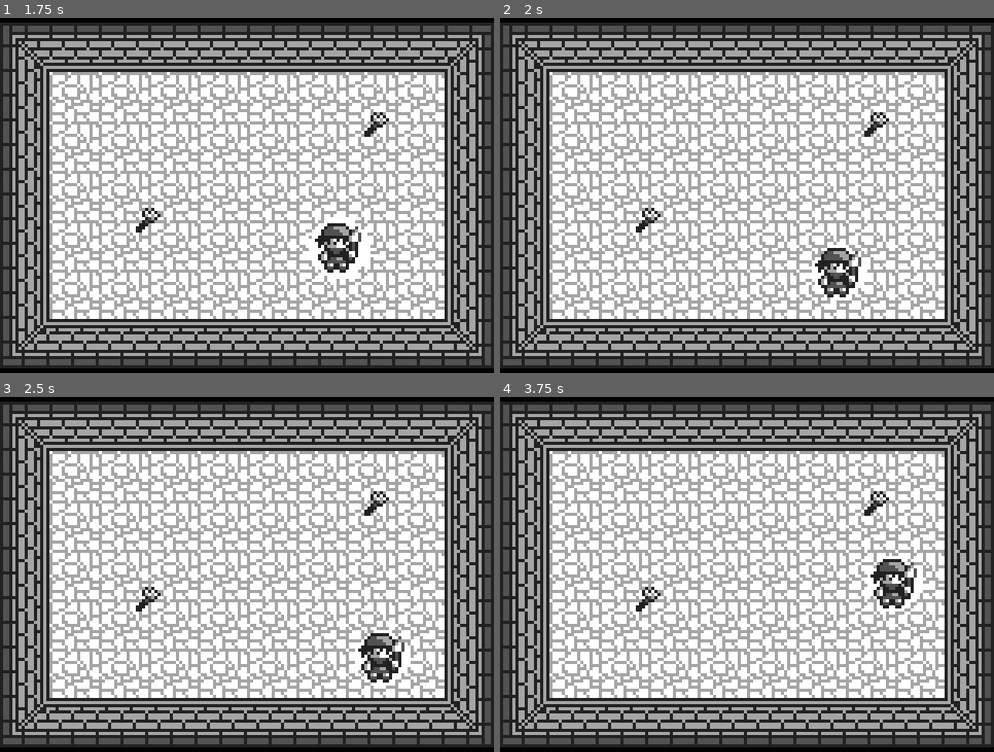
Above: before the commit, frames 1-4 (two rows, left to right).
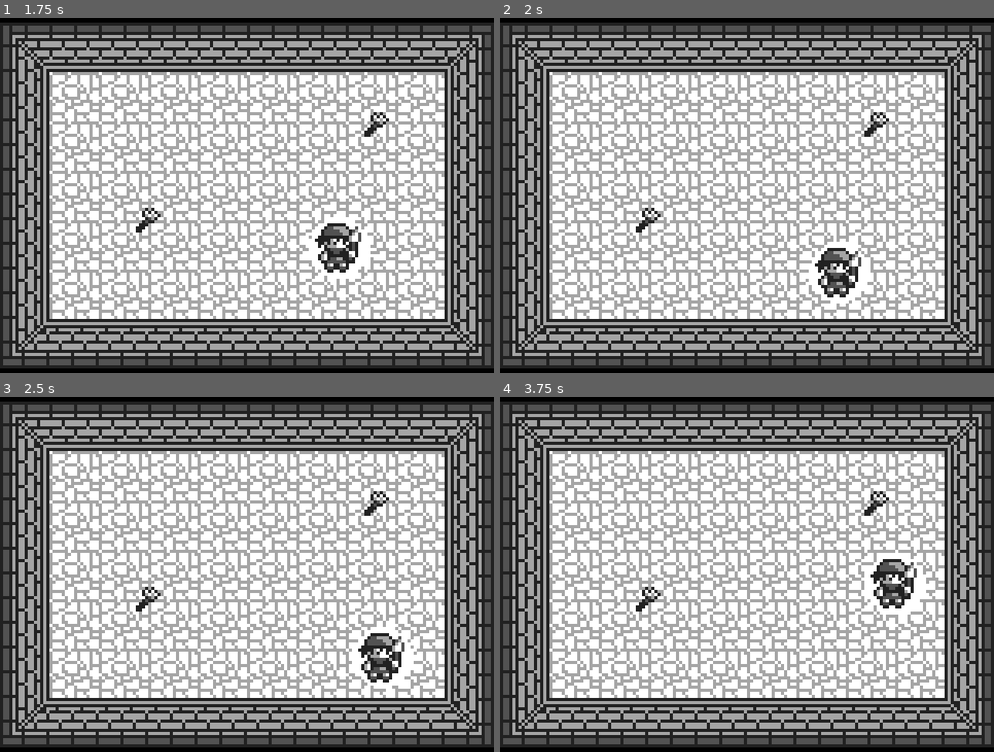
Above: after the commit, the same moments.

Repository: LucaAndreoli-code/GBJam14
Game: Godot game, scene res://scenes/demo/test_room/test_room_dazorn.tscn
The game is run twice, just before and just after one commit, with the same random seed, the same clock (stepped at 60 frames per second) and the same inputs. This scene is started directly instead of the project's main scene.
Inputs:
- Up to frame 1 (1.75 s): tap Enter at 0.5 s; hold Right (dpad_right) 0.53-1.28 s; hold X (btn_a) 0.53-1.28 s; hold Down (dpad_down) from 1.28 s (still down); tap Z (btn_b) at 1.35 s
- Up to frame 2 (2 s): keep holding Down (dpad_down)
- Up to frame 3 (2.5 s): release Down (dpad_down) at 2.03 s; hold Right (dpad_right) from 2.03 s (still down); hold X (btn_a) from 2.03 s (still down)
- Up to frame 4 (3.75 s): release Right (dpad_right) at 2.78 s; release X (btn_a) at 2.78 s; hold Up (dpad_up) 2.78-3.53 s; tap Z (btn_b) at 2.85 s; hold Left (dpad_left) from 3.53 s (still down); hold X (btn_a) from 3.53 s (still down)

Frame 1 is identical in both runs. In frame 2, 0.2% of the frame differs, in the area x 62-75%, y 63-81%; in frame 3, 0.2%, in the area x 71-84%, y 64-83%; in frame 4, 0.2%.

Commit message:
Refactored time management

Diff:
--- a/entities/player_dungeon/player_dungeon_controller.gd
+++ b/entities/player_dungeon/player_dungeon_controller.gd
@@ -3,7 +3,6 @@
 
 const SPEED = 32.0
 
-@export var torch_duration_seconds: int = 240
 @export var torch_light_radius: float = 40.0
 @export var player_light_max_diameter: float = 20.0
 @export var torch_light_min_value: float = 0.25
@@ -11,13 +10,12 @@
 @onready var _player_light: Sprite2D = $InnerLightSprite
 @onready var _interact_area: Area2D = $InteractArea
 
-var _torch: TorchManager
+var _torch_light_value: float = 1.0
 
 func _ready() -> void:
-	_torch = TorchManager.new(torch_duration_seconds)
+	SignalBus.torch_tick.connect(_on_torch_tick)
 
-func _process(delta: float) -> void:
-	_torch.tick(delta)
+func _process(_delta: float) -> void:
 	_scale_player_light()
 
 func _physics_process(_delta: float) -> void:
@@ -35,14 +33,16 @@
 			o.interact(self)
 
 func get_light_radius() -> float:
-	var light_value := _torch.get_light_value()
-	return torch_light_radius * clamp(light_value, torch_light_min_value, 1.0)
+	return torch_light_radius * clamp(_torch_light_value, torch_light_min_value, 1.0)
 
 func pick_torch() -> void:
-	_torch.refill()
+	SignalBus.torch_refill.emit(self)
+
+func _on_torch_tick(_remaining: int, light_value: float) -> void:
+	_torch_light_value = light_value
 
 func _scale_player_light() -> void:
-	var d: int = int(round(player_light_max_diameter * _torch.get_light_value()))
+	var d: int = int(round(player_light_max_diameter * _torch_light_value))
 	d -= d % 2
 	var s := d / float(_player_light.texture.get_width())
 	_player_light.scale = Vector2(s, s)
--- a/globals/game_state.gd
+++ b/globals/game_state.gd
@@ -1,7 +1,6 @@
 extends Node
 
 var _seed: int = 0
-var _torch_ended: bool = false
 var _paused: bool = false
 
 func get_seed() -> int:
@@ -14,15 +13,6 @@
 	_seed = value
 	seed(_seed)
 
-func is_torch_ended() -> bool:
-	return _torch_ended
-
-func set_torch_ended(value: bool) -> void:
-	if _torch_ended == value:
-		return
-	_torch_ended = value
-	SignalBus.torch_ended.emit(_torch_ended)
-
 func is_paused() -> bool:
 	return _paused
 
--- a/globals/signal_bus.gd
+++ b/globals/signal_bus.gd
@@ -7,8 +7,14 @@
 # Fired when the game is paused or unpaused.
 signal game_paused(is_paused: bool)
 
+# Fired each game's tick
+signal game_tick(delta: float, game_time: float)
+
+# Fired each game's second
+signal game_second_tick(game_seconds: int)
+
 # Fired when the torch's timer ticks.
 signal torch_tick(remaining: int, light_value: float)
 
-# Fired when the torch's ends
-signal torch_ended(is_ended: bool)
+# Fired when a torch refill is requested
+signal torch_refill(source: Node2D)
--- a/scenes/demo/test_room/test_room_dazorn.tscn
+++ b/scenes/demo/test_room/test_room_dazorn.tscn
@@ -40,7 +40,6 @@
 
 [node name="PlayerDungeon" parent="." unique_id=39549468 groups=["light_sources"] instance=ExtResource("2_xq2r0")]
 position = Vector2(86, 75)
-torch_duration_seconds = 60
 torch_light_radius = 20.0
 player_light_max_diameter = 20.0
 torch_light_min_value = 0.25
--- a/scripts/game/dungeon_manager.gd
+++ b/scripts/game/dungeon_manager.gd
@@ -1,9 +1,28 @@
 extends Node2D
 
-# Called when the node enters the scene tree for the first time.
+const TICK_INTERVAL := 1.0
+
+@export var torch_duration_seconds: int = 240
+
+var _game_time: float = 0.0
+var _game_seconds: int = 0
+var _last_tick_time: float = 0.0
+var _torch: TorchManager
+
 func _ready() -> void:
-	SignalBus.torch_tick.connect(_on_torch_tick)
+	_torch = TorchManager.new(torch_duration_seconds)
 
-func _on_torch_tick(remaining: int, _light_value: float) -> void:
-	if remaining <= 0:
-		GameState.set_torch_ended(true)
+func _process(delta: float) -> void:
+	_update_game_tick(delta)
+
+func _update_game_tick(delta: float) -> void:
+	if GameState.is_paused():
+		return
+	_game_time += delta
+	SignalBus.game_tick.emit(delta, _game_time)
+	var local_delta := _game_time - _last_tick_time
+	if local_delta > TICK_INTERVAL:
+		_game_seconds += 1
+		_last_tick_time = _game_time - (local_delta - TICK_INTERVAL)
+		print("Game update: %d seconds elapsed" % _game_seconds)
+		SignalBus.game_second_tick.emit(_game_seconds)
--- a/scripts/torch/torch_manager.gd
+++ b/scripts/torch/torch_manager.gd
@@ -2,36 +2,25 @@
 extends RefCounted
 
 var _duration: int = 0
-var _tick: float = 0.0
-var _timer: int = 0
-var _enabled: bool = true
+var _countdown_timer: int = 0
 
 func _init(duration: int) -> void:
 	assert(duration > 0, "Torch's system received zero as duration in seconds, which will produce division by zero")
 	_duration = duration
-	_timer = duration
-	SignalBus.game_paused.connect(_on_game_paused)
+	_countdown_timer = duration
+	SignalBus.game_second_tick.connect(_on_game_second_tick)
+	SignalBus.torch_refill.connect(_on_refill)
 
 func get_light_value() -> float:
-	return clamp(float(_timer) / float(_duration), 0.0, 1.0)
+	return clamp(float(_countdown_timer) / float(_duration), 0.0, 1.0)
 
-func tick(delta: float) -> void:
-	if not _enabled:
-		return
-	_tick += delta
-	if _tick >= 1.0:
-		_do_tick()
+func _on_game_second_tick(_game_seconds: int) -> void:
+	if _countdown_timer > 0:
+		_countdown_timer -= 1
+	var light_value := get_light_value()
+	SignalBus.torch_tick.emit(_countdown_timer, light_value)
+	print("Torch update: %d/%d => %f" % [_countdown_timer, _duration, light_value])
 
-func refill(target_p: float = 1.0) -> void:
-	_timer = round(_duration * target_p)
-
-func _do_tick() -> void:
-	_tick -= 1.0
-	if _timer > 0:
-		_timer -= 1
-	var light_value := get_light_value()
-	SignalBus.torch_tick.emit(_timer, light_value)
-	print("Torch tick: %f (%d/%d)" % [light_value, _timer, _duration])
-
-func _on_game_paused(is_paused: bool) -> void:
-	_enabled = !is_paused
+func _on_refill(source: Node2D) -> void:
+	if source is PlayerDungeonController:
+		_countdown_timer = _duration
